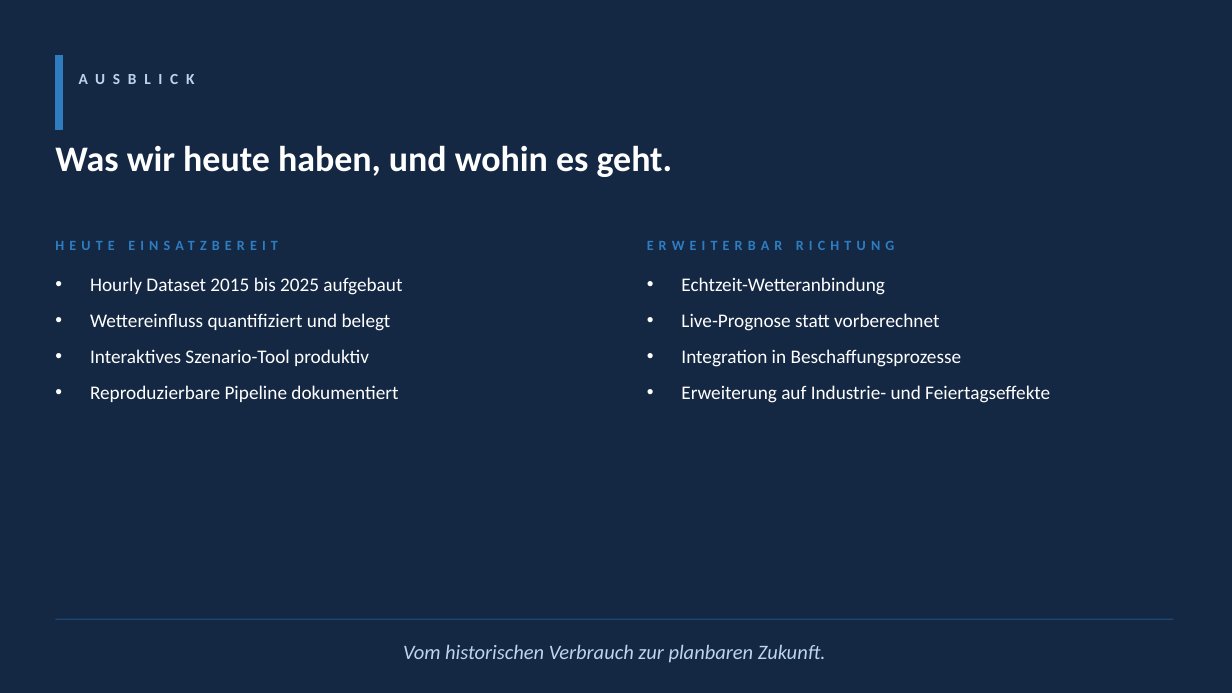
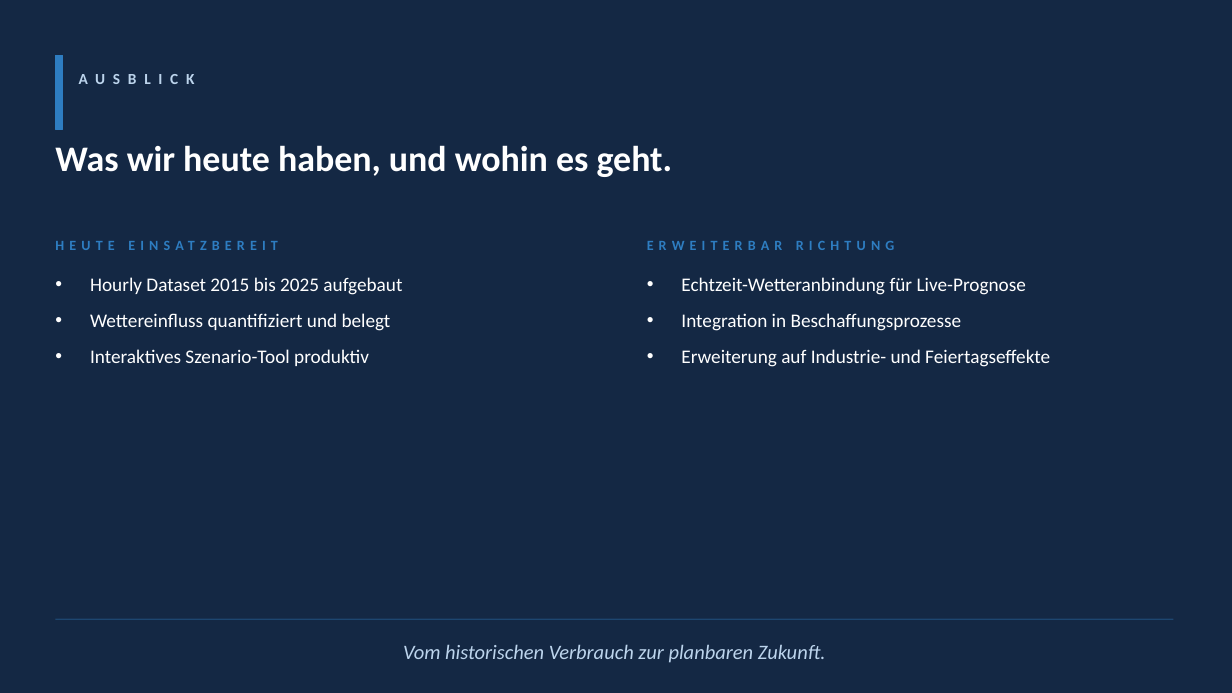
Before and after one commit to 17sepdav/energy-weather-project, a slide deck: slide 7 of !_presentation/Gruppe_5_Endpraesentation.pptx. Drawn at 1232x693 pixels with LibreOffice and Linux fonts; fonts in the diff are those of the drawing. Boxes give left, top, right and bottom in pixels: in the first picture for what was removed or moved away, otherwise in the second. Text is boxed around its words. In the diff, an @@ line names an element or a change of style, - is before the commit and + after.

```diff
--- a/!_presentation/Gruppe_5_Endpraesentation.pptx
+++ b/!_presentation/Gruppe_5_Endpraesentation.pptx
@@ text at bbox=[681, 277, 1026, 295]: text changed @@
-• Echtzeit-Wetteranbindung
-• Live-Prognose statt vorberechnet
+• Echtzeit-Wetteranbindung für Live-Prognose
@@ text at bbox=[90, 385, 398, 402]: paragraph removed @@
-• Reproduzierbare Pipeline dokumentiert
```
Also in this commit, not shown: 3 other slides changed, 2 other files.
